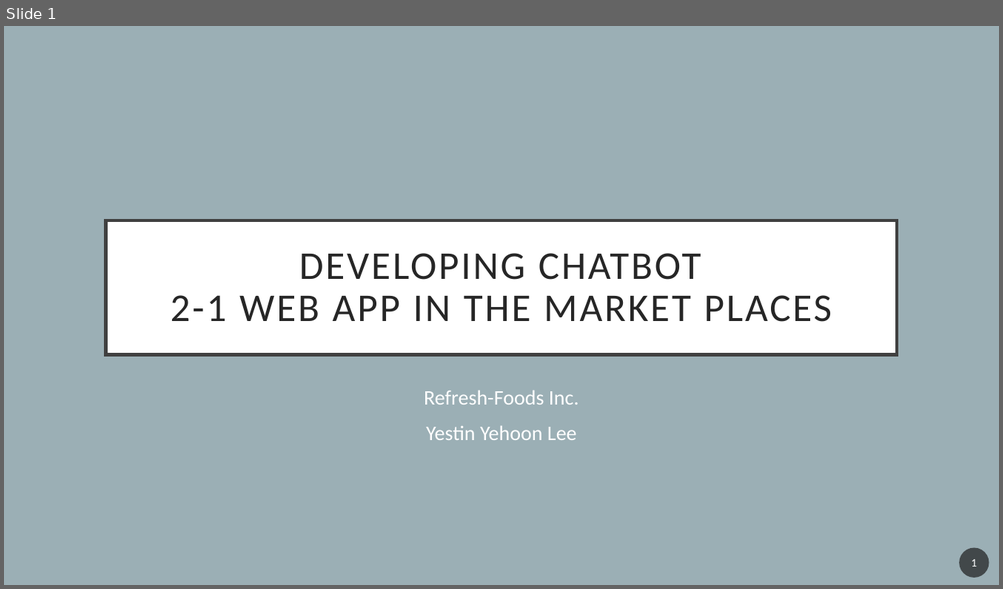
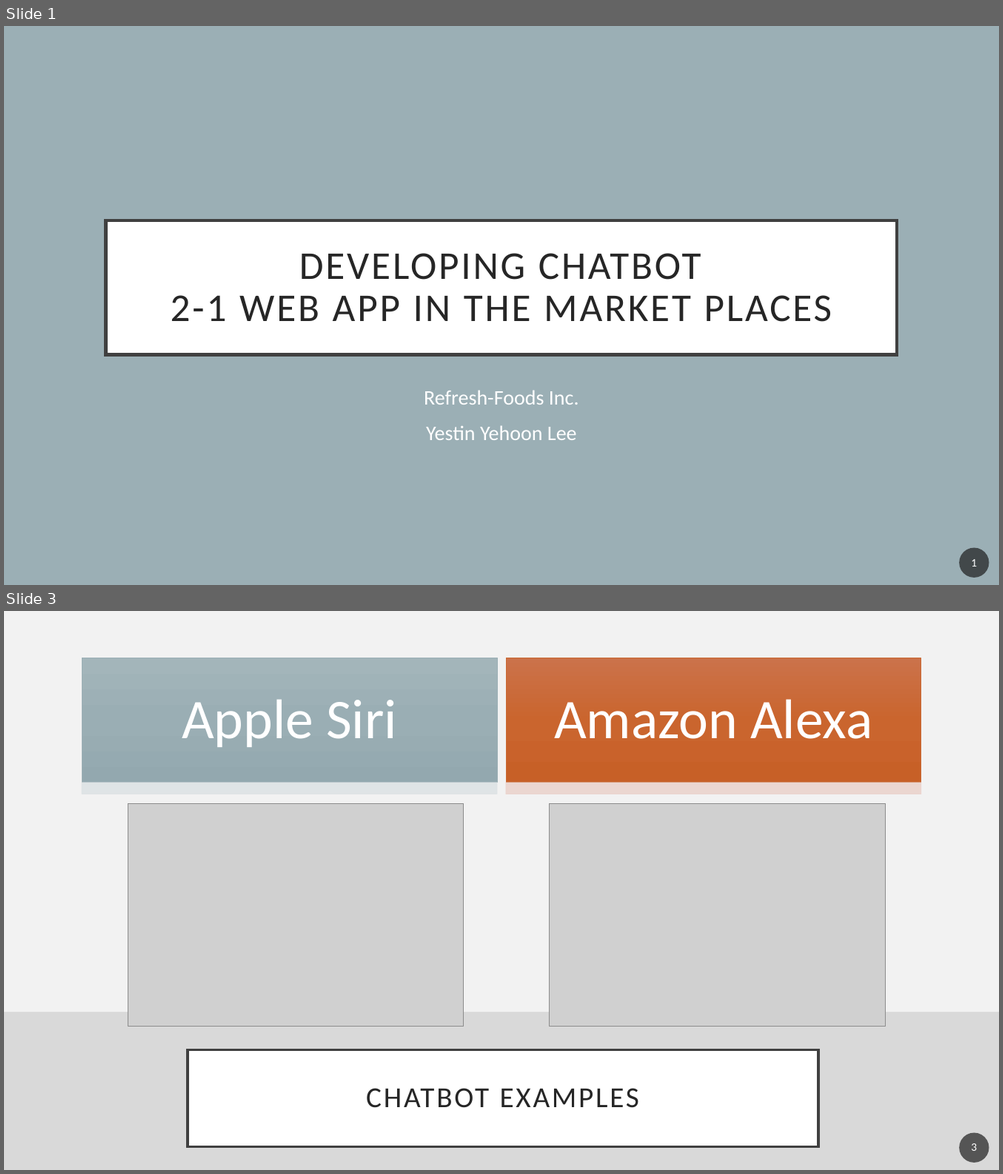
Before and after one commit to YehoonLee3/ChatBotCourse, a slide deck: 2-1 Web App in the Market Places.pptx. Shown one above the other, each under a label of ours: slide 1 before the commit, slides 1 and 3 after it; the slides between them are not shown. The pictures are 1003x589 and 1003x1174 pixels, drawn with LibreOffice and Linux fonts; fonts in the diff are those of the drawing; grey boxes stand for pictures. Boxes give left, top, right and bottom in pixels: in the first picture for what was removed or moved away, otherwise in the second. Text is boxed around its words. In the diff, an @@ line names an element or a change of style, - is before the commit and + after.

```diff
--- a/2-1 Web App in the Market Places.pptx
+++ b/2-1 Web App in the Market Places.pptx
@@ slide 3 added at <box>4,611,999,1170</box>, background #F2F2F2 @@
@@ rectangle added at <box>4,611,999,1012</box>, fill #F2F2F2 @@
@@ group added at <box>82,658,922,795</box>: 4 rectangles, 2 texts @@
+Apple Siri
+Amazon Alexa
@@ picture added at <box>128,804,464,1028</box> @@
@@ picture added at <box>549,804,885,1028</box> @@
@@ rectangle added at <box>4,1012,999,1170</box>, fill #D9D9D9 @@
@@ title added at <box>188,1051,818,1147</box>, fill #FFFFFF, outline #404040 2.5 pt, 28 pt, text #262626 @@
+CHATBOT EXAMPLES
@@ page number added at <box>959,1133,989,1163</box>, fill #1D1D1D at 70% opacity, 11 pt, text #FFFFFF @@
+3
```
Also in this commit, not shown: 1 slide changed, 1 other slide added, 3 other files.
